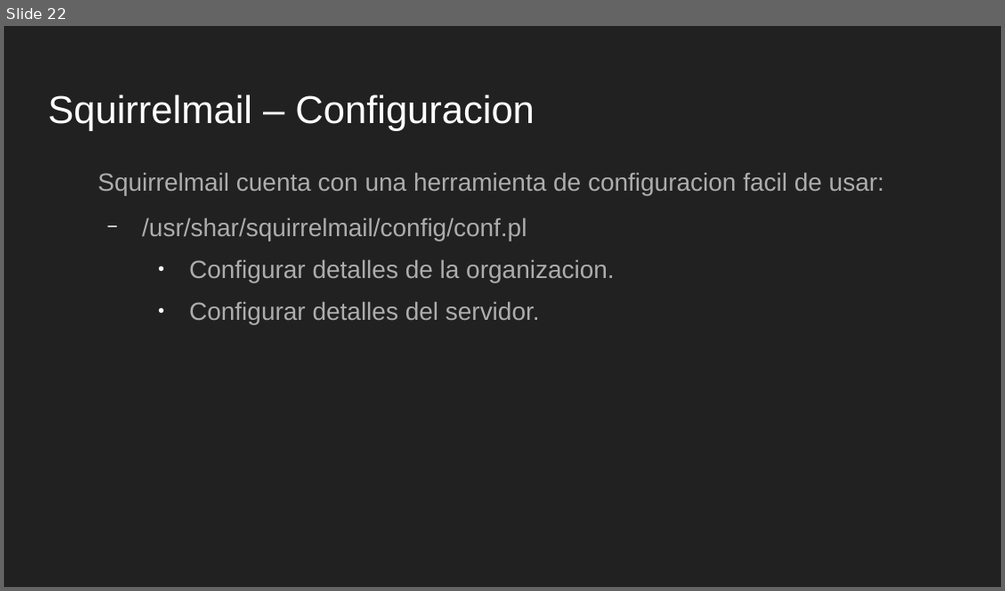
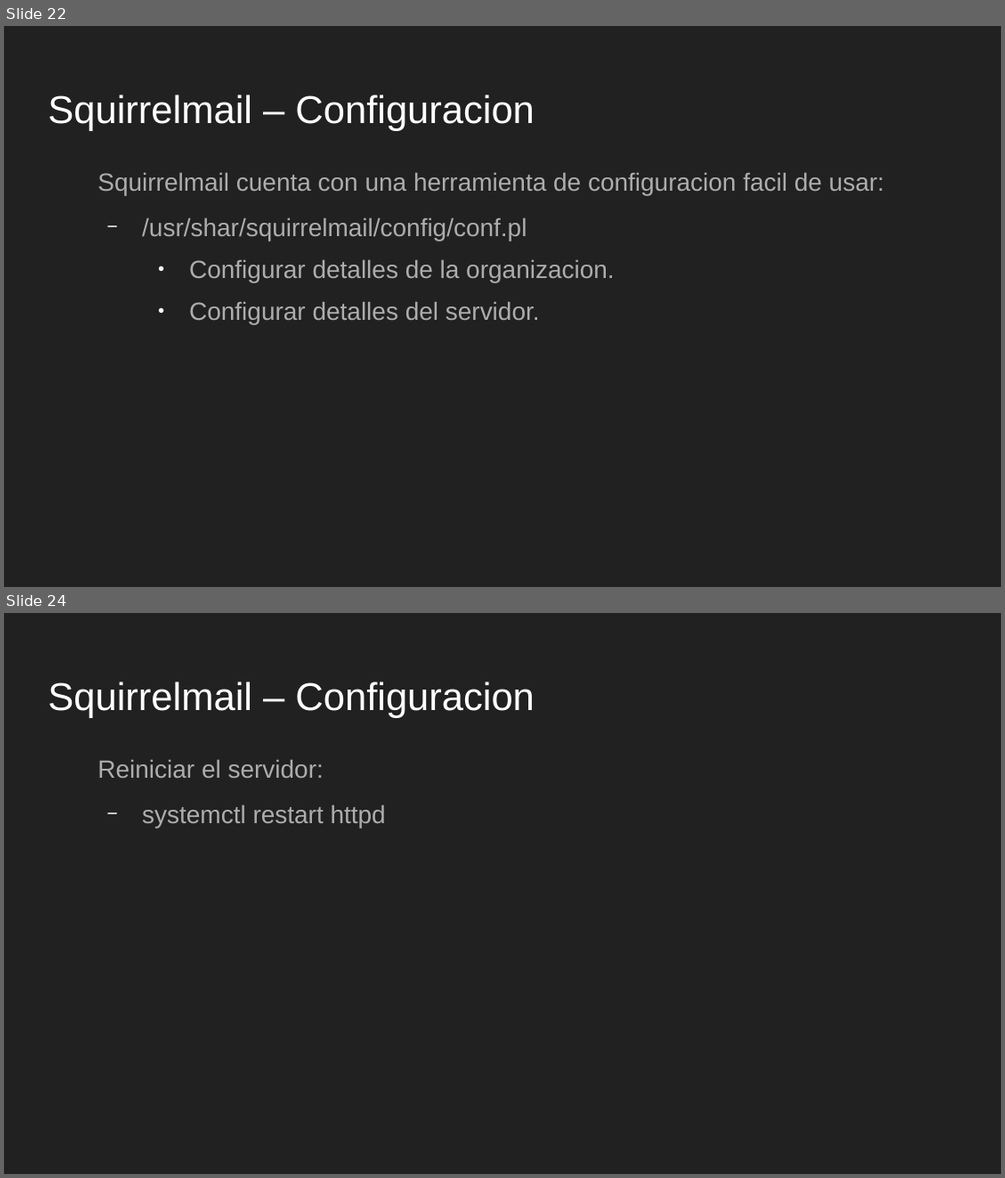
Before and after one commit to tabris2015/LNX102_103, a slide deck: slides/Sesion10.odp. Shown one above the other, each under a label of ours: slide 22 before the commit, slides 22 and 24 after it; the slides between them are not shown. The pictures are 1005x591 and 1005x1178 pixels, drawn with LibreOffice and Linux fonts; fonts in the diff are those of the drawing. Boxes give left, top, right and bottom in pixels: in the first picture for what was removed or moved away, otherwise in the second. Text is boxed around its words. In the diff, an @@ line names an element or a change of style, - is before the commit and + after.

```diff
--- a/slides/Sesion10.odp
+++ b/slides/Sesion10.odp
@@ slide 24 added at box(4, 613, 1001, 1174), background #212121 @@
@@ title added at box(48, 682, 534, 718), 28 pt, text #FFFFFF @@
+Squirrelmail – Configuracion
@@ text added at box(97, 759, 386, 827), 18 pt, text #ADADAD @@
+Reiniciar el servidor:
+  − systemctl restart httpd
```
Also in this commit, not shown: 1 other slide added, 1 other file.
